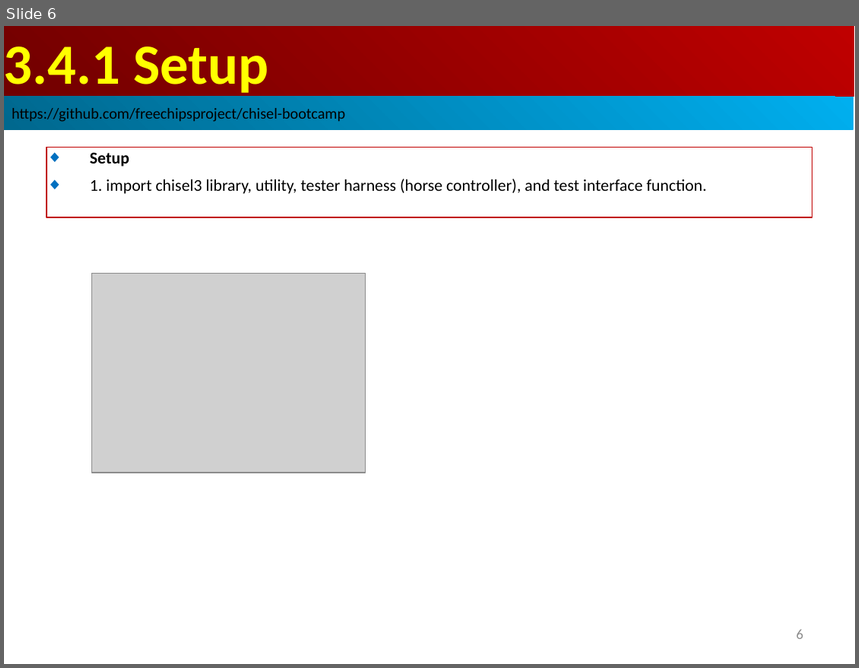
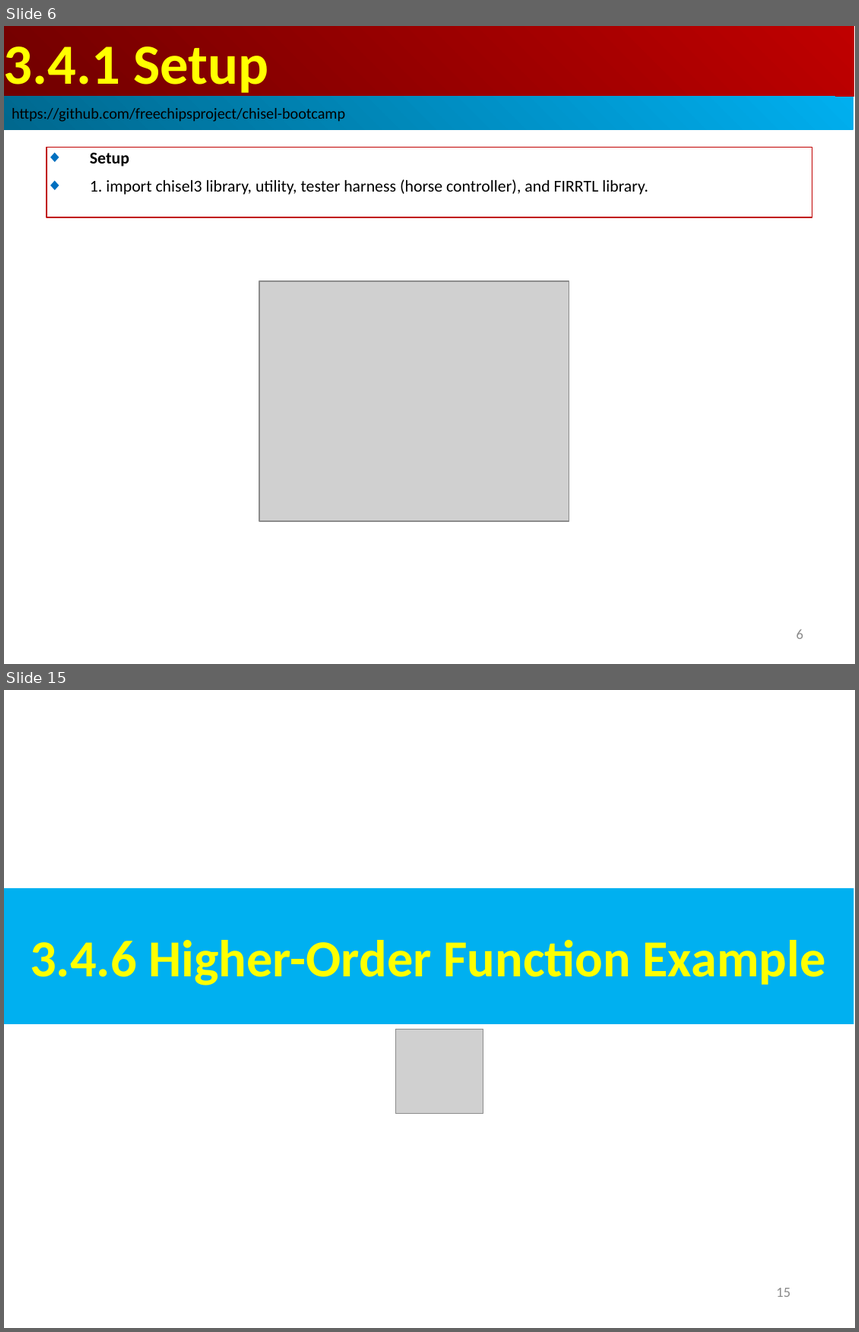
Before and after one commit to peterhchen/AIU_CS800_Chisel, a slide deck: 300_UCB_BC/003.4_FuncProg/000_Video/003.4_FuncProg.ppt. Shown one above the other, each under a label of ours: slide 6 before the commit, slides 6 and 15 after it; the slides between them are not shown. The pictures are 859x668 and 859x1332 pixels, drawn with LibreOffice and Linux fonts; fonts in the diff are those of the drawing; grey boxes stand for pictures. Boxes give left, top, right and bottom in pixels: in the first picture for what was removed or moved away, otherwise in the second. Text is boxed around its words. In the diff, an @@ line names an element or a change of style, - is before the commit and + after.

```diff
--- a/300_UCB_BC/003.4_FuncProg/000_Video/003.4_FuncProg.ppt
+++ b/300_UCB_BC/003.4_FuncProg/000_Video/003.4_FuncProg.ppt
@@ slide 15 added at <box>4,690,855,1328</box>, background #FFFFFF @@
@@ rectangle added at <box>4,888,854,1024</box>, fill #00B0F0, 44 pt, text #FFFF00, bold @@
+3.4.6 Higher-Order Function Example
@@ picture added at <box>396,1030,484,1114</box> @@
@@ page number added at <box>776,1288,791,1297</box>, 12 pt, text #8B8B8B @@
+15
@@ slide 6 changed as well @@
@@ text in rectangle at <box>90,180,648,195</box>: text changed @@
-◆ 1. import chisel3 library, utility, tester harness (horse controller), and test interface function.
+◆ 1. import chisel3 library, utility, tester harness (horse controller), and FIRRTL library.
@@ picture: place and size @@
-picture at <box>91,274,366,473</box>
+picture at <box>259,281,569,522</box>
```
Also in this commit, not shown: 18 other slides added.
